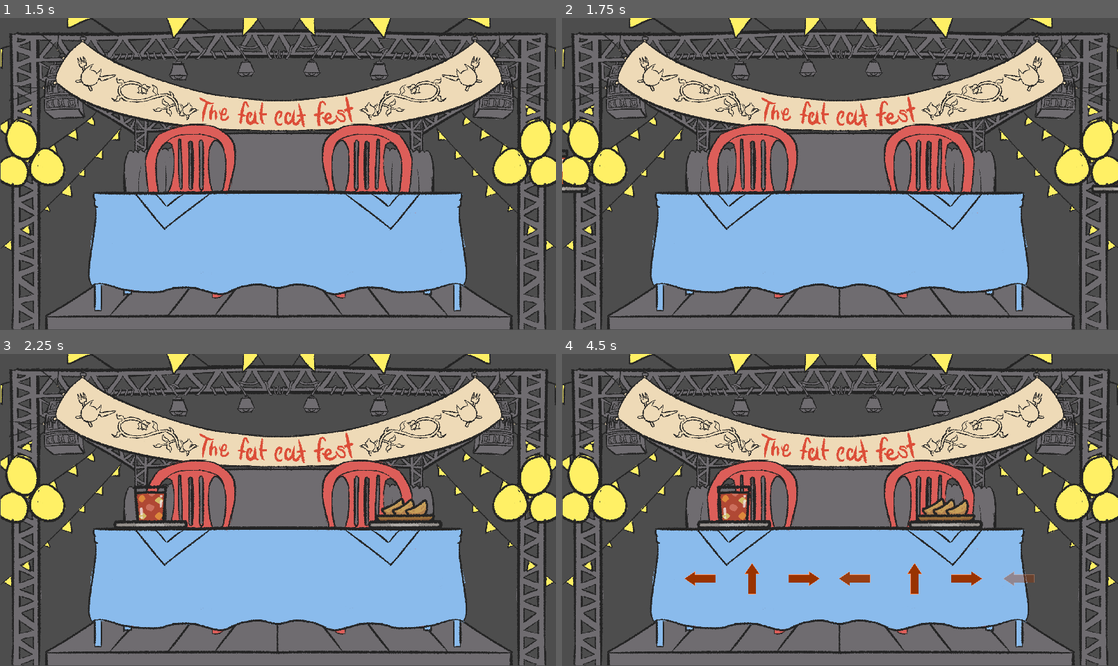
Above: before the commit, frames 1-4 (two rows, left to right).
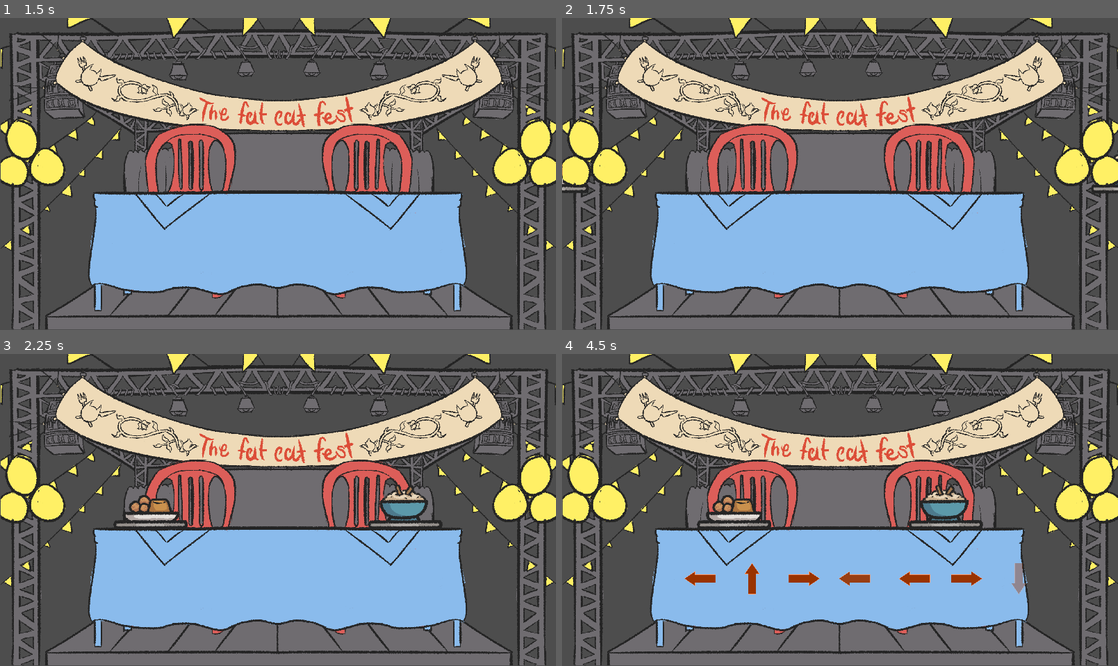
Above: after the commit, the same moments.

Repository: soetgdeznsgk/GGJ24---Fat-Cat-Fest
Game: Godot game, scene res://Escenas/Menus/menu_principal.tscn
Same seed, same stepped clock (60 frames per second), same inputs: the game is played once before the commit and once after it. The engine's default icon, where the game draws it, is replaced by a stand-in: a white triangle on a blue panel in a dark square.
Inputs (mouse positions are in pixels of both pictures, inside the frame that each line leads up to):
- Up to frame 1 (1.5 s): click "Play" at 0.5 s; click "sp" at 1.25 s
- Up to frame 2 (1.75 s): no input
- Up to frame 3 (2.25 s): move the mouse to (400, 494) at 2.02 s; hold Right (DerechaPj1) from 2.03 s (still down); tap S (AbajoPj2) at 2.1 s; click (400, 494) at 2.17 s
- Up to frame 4 (4.5 s): move the mouse to (728, 525) at 2.77 s; release Right (DerechaPj1) at 2.78 s; hold Down (AbajoPj1) 2.78-3.53 s; tap W (ArribaPj2) at 2.85 s; tap Enter at 3.5 s; move the mouse to (895, 441) at 3.52 s; hold Right (DerechaPj1) 3.53-4.28 s; tap D (DerechaPj2) at 3.6 s; tap Space at 4.25 s; move the mouse to (812, 572) at 4.27 s; hold Up (ArribaPj1) from 4.28 s (still down); tap A (IzquierdaPj2) at 4.35 s; click (812, 572) at 4.42 s

Frame 1 is identical in both runs. In frame 2, less than 0.1% of the frame differs, in the area x 0-100%, y 42-54%; in frame 3, 1.5%; in frame 4, 1.9%, in the area x 25-85%, y 41-78%.

Commit message:
Buñuelo y natilla añadido
masenko HAAAA

Diff:
--- a/Escenas/Recetas/ArrozConLeche.tscn
+++ b/Escenas/Recetas/ArrozConLeche.tscn
@@ -1,9 +1,9 @@
 [gd_scene load_steps=3 format=3 uid="uid://bmavo48du568q"]
 
 [ext_resource type="Texture2D" uid="uid://c1jj1nsn8fb21" path="res://Sprites/Comidas/ArrozconLeche.png" id="1_6bmn3"]
-[ext_resource type="Script" path="res://Logica/Buñuelo.gd" id="2_b88vv"]
+[ext_resource type="Script" path="res://Logica/ArrozConLeche.gd" id="2_b88vv"]
 
-[node name="Buñuelo" type="Sprite2D"]
+[node name="ArrozConLeche" type="Sprite2D"]
 scale = Vector2(0.8, 0.8)
 texture = ExtResource("1_6bmn3")
 hframes = 3
--- /dev/null
+++ b/Escenas/Recetas/BuñueloyNatilla.tscn
@@ -0,0 +1,10 @@
+[gd_scene load_steps=3 format=3 uid="uid://dx6vyeeod0lx4"]
+
+[ext_resource type="Texture2D" uid="uid://dese2x2xusi1m" path="res://Sprites/Comidas/BuñueloyNatilla.png" id="1_6uqg5"]
+[ext_resource type="Script" path="res://Logica/BuñueloYNatilla.gd" id="2_7jofp"]
+
+[node name="BuñueloyNatilla" type="Sprite2D"]
+scale = Vector2(0.8, 0.8)
+texture = ExtResource("1_6uqg5")
+hframes = 3
+script = ExtResource("2_7jofp")
--- a/Escenas/Recetas/Empanada.tscn
+++ b/Escenas/Recetas/Empanada.tscn
@@ -1,7 +1,7 @@
 [gd_scene load_steps=3 format=3 uid="uid://dqkg3vvhrdtuf"]
 
 [ext_resource type="Texture2D" uid="uid://0ji2j53y2u8y" path="res://Sprites/Comidas/Empanada.png" id="1_vv8dq"]
-[ext_resource type="Script" path="res://Logica/Pan.gd" id="2_5cgpa"]
+[ext_resource type="Script" path="res://Logica/Empanada.gd" id="2_5cgpa"]
 
 [node name="Empanada" type="Sprite2D"]
 scale = Vector2(0.8, 0.8)
--- /dev/null
+++ b/Logica/BuñueloYNatilla.gd
@@ -0,0 +1,3 @@
+extends Node
+var nombre= "BuñueloyNatilla"
+var moveset = [Enums.Izquierda, Enums.Arriba, Enums.Derecha, Enums.Izquierda, Enums.Derecha, Enums.Arriba, Enums.Arriba, Enums.Izquierda, Enums.Abajo]
--- a/Logica/comidas.gd
+++ b/Logica/comidas.gd
@@ -1,8 +1,8 @@
 extends Node2D
 const recetasString = ["res://Escenas/Recetas/ArrozConLeche.tscn",\
 "res://Escenas/Recetas/Empanada.tscn", "res://Escenas/Recetas/Salpicon.tscn",\
-"res://Escenas/Recetas/Tamal.tscn"]
-const recetasSize=4
+"res://Escenas/Recetas/Tamal.tscn", "res://Escenas/Recetas/BuñueloyNatilla.tscn"]
+const recetasSize=5
 #diccionario key: es el nombre de la receta(en la escena)
 #            value: nodo instanciado de la receta
 var recetas1 :={}
@@ -42,8 +42,8 @@
 	var receta2
 	for i in range(recetasSize):
 		#ARREGLAR COSO
-		receta1 = recetas1.values()[rng.randi_range(0, recetas1.size() - 1)]
-		receta2 = recetas2.values()[rng.randi_range(0, recetas2.size() - 1)]
+		receta1 = recetas1.values()[rng.randi() % recetas1.size()]
+		receta2 = recetas2.values()[rng.randi() % recetas2.size()]
 		recetas1.erase(receta1.nombre)
 		recetas2.erase(receta2.nombre)
 		listaRecetasJugador1.append(receta1)
Renamed: Logica/Buñuelo.gd -> Logica/ArrozConLeche.gd
Renamed: Logica/Pan.gd -> Logica/Empanada.gd
Binary file added: Sprites/Comidas/BuñueloyNatilla.png
Not shown, added: Sprites/Comidas/BuñueloyNatilla.png.import
